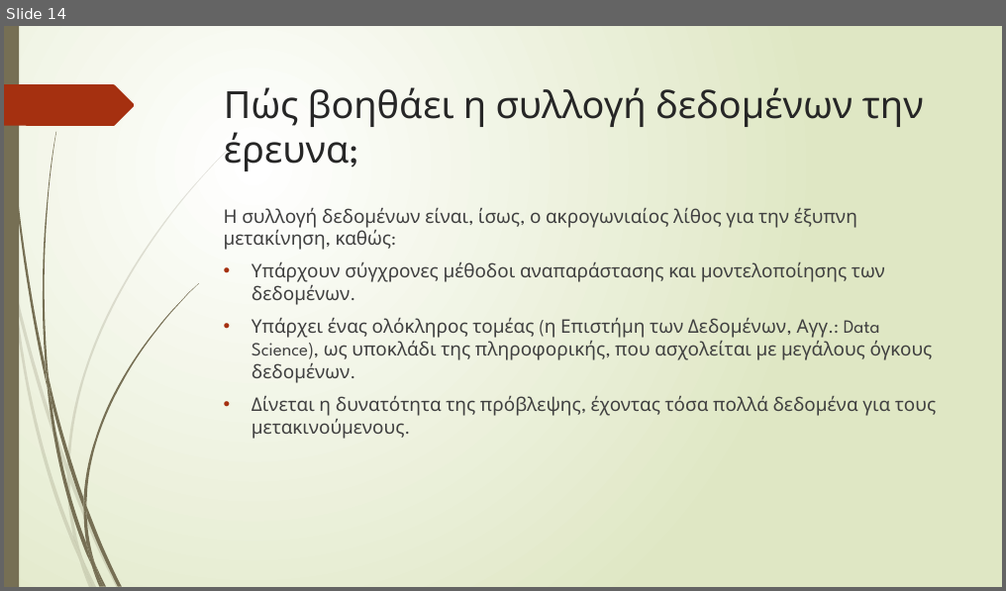
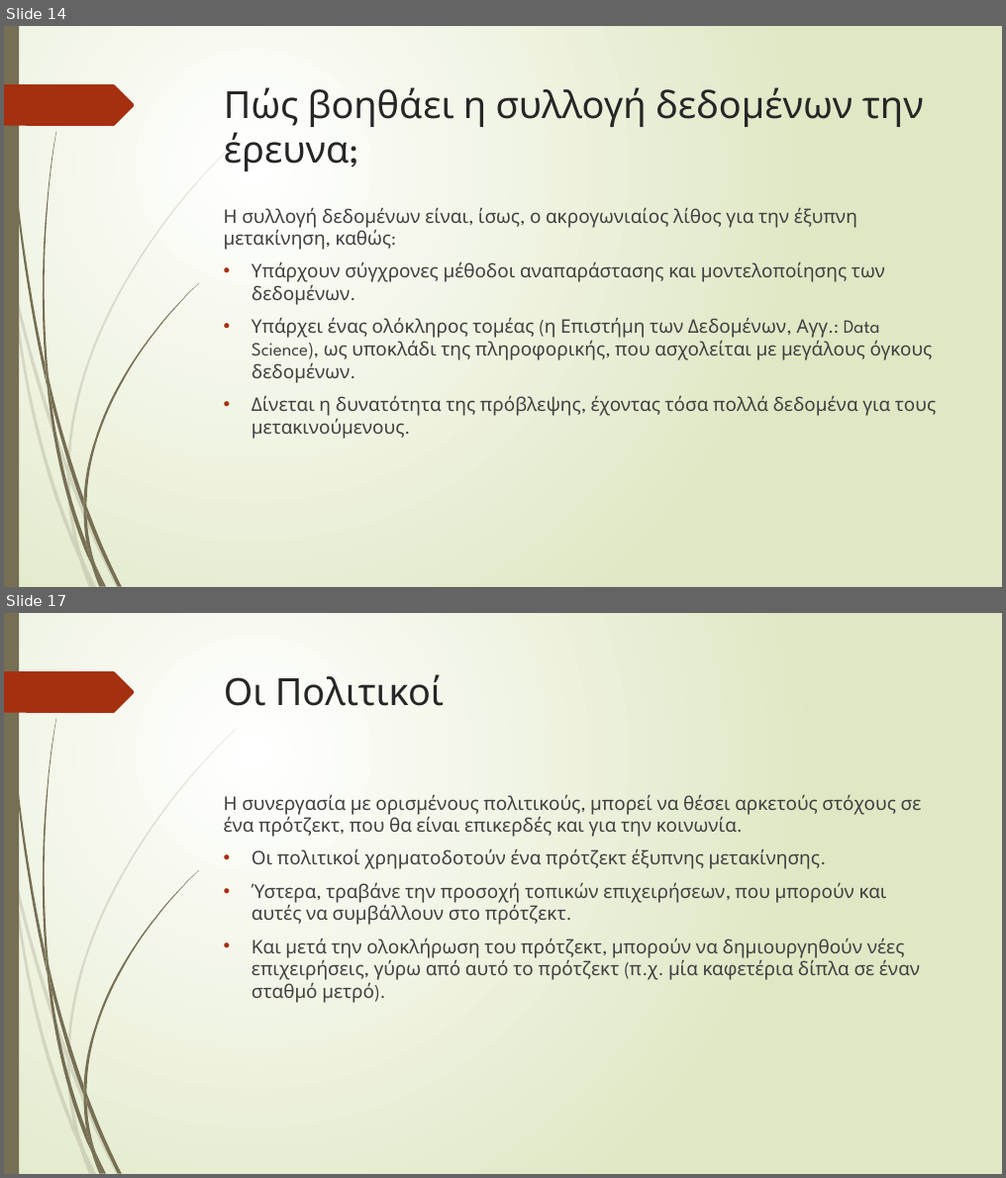
Before and after one commit to GeorgeMC2610/Contiki-Cooja-Simulations, a slide deck: final/p19204.pptx. Shown one above the other, each under a label of ours: slide 14 before the commit, slides 14 and 17 after it; the slides between them are not shown. The pictures are 1006x591 and 1006x1178 pixels, drawn with LibreOffice and Linux fonts; fonts in the diff are those of the drawing. Boxes give left, top, right and bottom in pixels: in the first picture for what was removed or moved away, otherwise in the second. Text is boxed around its words. In the diff, an @@ line names an element or a change of style, - is before the commit and + after.

```diff
--- a/final/p19204.pptx
+++ b/final/p19204.pptx
@@ slide 17 added at (x1=4, y1=613, x2=1002, y2=1174), background gradient #FFFFFF to #DFE8C4; not listed: 24 template elements that a slide beside it also shows @@
@@ title added at (x1=224, y1=674, x2=444, y2=706), 36 pt, text #262626 @@
+Οι Πολιτικοί
@@ text added at (x1=224, y1=794, x2=922, y2=1003), 18 pt, text #404040 @@
+Η συνεργασία με ορισμένους πολιτικούς, μπορεί να θέσει αρκετούς στόχους σε ένα πρότζεκτ, που θα είναι επικερδές και για την κοινωνία.
+• Οι πολιτικοί χρηματοδοτούν ένα πρότζεκτ έξυπνης μετακίνησης.
+• Ύστερα, τραβάνε την προσοχή τοπικών επιχειρήσεων, που μπορούν και αυτές να συμβάλλουν στο πρότζεκτ.
+• Και μετά την ολοκλήρωση του πρότζεκτ, μπορούν να δημιουργηθούν νέες επιχειρήσεις, γύρω από αυτό το πρότζεκτ (π.χ. μία καφετέρια δίπλα σε έναν σταθμό μετρό).
```
Also in this commit, not shown: 1 slide changed, 2 other slides added.
